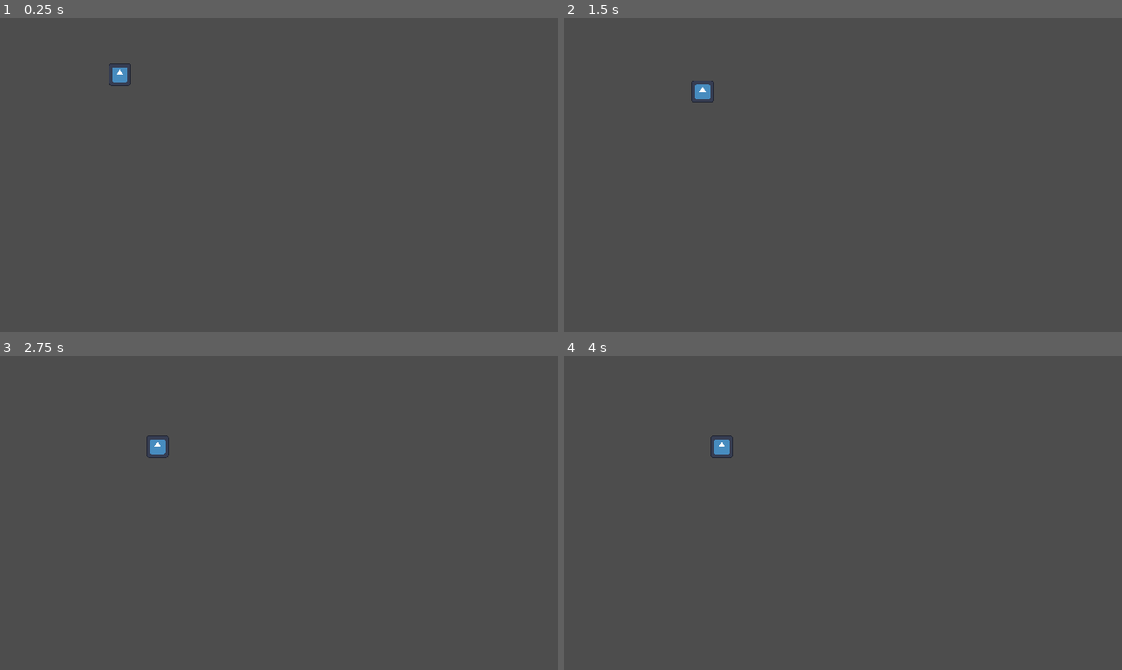
Above: before the commit, frames 1-4 (two rows, left to right).
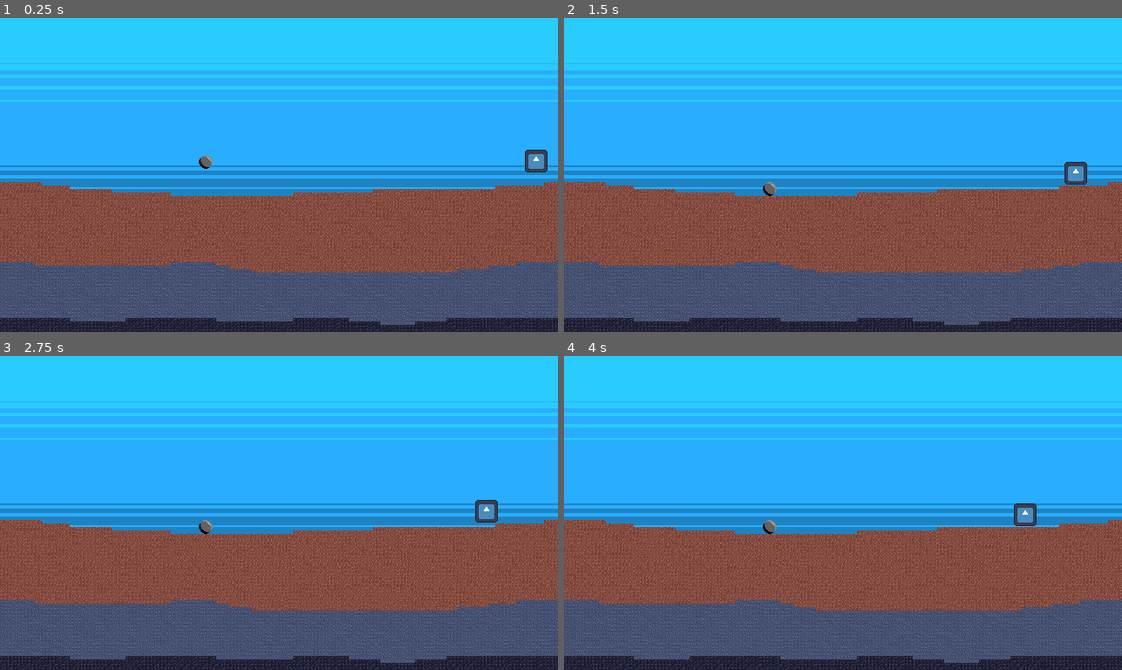
Above: after the commit, the same moments.

Repository: hunttis/ld-60
Game: Godot game, scene res://assets/scenes/enemies/enemyTestScene.tscn
Same seed, same stepped clock (60 frames per second), same inputs: the game is played once before the commit and once after it. This scene is started directly instead of the project's main scene. The engine's default icon, where the game draws it, is replaced by a stand-in: a white triangle on a blue panel in a dark square.
Inputs (mouse positions are in pixels of both pictures, inside the frame that each line leads up to):
- Up to frame 1 (0.25 s): no input
- Up to frame 2 (1.5 s): move the mouse to (965, 159) at 0.52 s; hold Right (lower_cannon_angle) 0.53-1.28 s; move the mouse to (731, 190) at 1.27 s; tap Left (raise_cannon_angle) at 1.35 s
- Up to frame 3 (2.75 s): move the mouse to (334, 443) at 2.02 s; hold Right (lower_cannon_angle) from 2.03 s (still down)
- Up to frame 4 (4 s): move the mouse to (815, 575) at 2.77 s; release Right (lower_cannon_angle) at 2.78 s; tap Left (raise_cannon_angle) at 2.85 s; move the mouse to (1010, 560) at 3.52 s; hold Right (lower_cannon_angle) from 3.53 s (still down)

The runs differ from the first frame. In frame 1, 99% of the frame differs, in the area x 0-100%, y 0-100%; in frame 2, 99%; in frame 3, 99%; in frame 4, 99%.

Commit message:
enemies now take damage and know how to move towards a target

Diff:
--- a/assets/scenes/enemies/enemy.gd
+++ b/assets/scenes/enemies/enemy.gd
@@ -6,10 +6,13 @@
 
 
 @export var speed: float = 400.0
-@export var max_health: float = 1
+@export var max_health: float
 
 var health: float
 var current_speed: float
+
+func _ready():
+  health = max_health
 
 static func create(_speed: float, _max_health: float, _armor: float) -> Enemy:
   var enemy: Enemy = load("res://assets/scenes/enemies/enemy.tscn").instantiate()
@@ -26,6 +29,7 @@
     die()
 
 func die() -> void:
+  print("should die")
   on_death.emit()
   queue_free()
 
--- a/assets/scenes/enemies/enemy.tscn
+++ b/assets/scenes/enemies/enemy.tscn
@@ -2,8 +2,12 @@
 
 [ext_resource type="Script" uid="uid://bggs8w5cdy3lq" path="res://assets/scenes/enemies/enemy.gd" id="1_hlggj"]
 [ext_resource type="Texture2D" uid="uid://dnsmfl1382bs7" path="res://icon.svg" id="3_0jl15"]
+[ext_resource type="Script" uid="uid://ihre61ce1x8l" path="res://assets/scenes/enemies/enemy_hurtbox.gd" id="3_jitnm"]
 
 [sub_resource type="RectangleShape2D" id="RectangleShape2D_dis88"]
+size = Vector2(30, 28)
+
+[sub_resource type="RectangleShape2D" id="RectangleShape2D_a648p"]
 size = Vector2(30, 28)
 
 [node name="Enemy" type="CharacterBody2D" unique_id=1274839022]
@@ -17,3 +21,12 @@
 [node name="Sprite2D" type="Sprite2D" parent="." unique_id=524089430]
 scale = Vector2(0.19999939, 0.19999939)
 texture = ExtResource("3_0jl15")
+
+[node name="EnemyHurtbox" type="Area2D" parent="." unique_id=232993816]
+collision_layer = 2
+collision_mask = 0
+monitoring = false
+script = ExtResource("3_jitnm")
+
+[node name="CollisionShape2D" type="CollisionShape2D" parent="EnemyHurtbox" unique_id=1232385776]
+shape = SubResource("RectangleShape2D_a648p")
--- a/assets/scenes/enemies/enemyTestScene.tscn
+++ b/assets/scenes/enemies/enemyTestScene.tscn
@@ -1,25 +1,39 @@
 [gd_scene format=3 uid="uid://dwfw6ewal4kyl"]
 
+[ext_resource type="Script" uid="uid://dltqjt6lyce1l" path="res://assets/scenes/enemies/enemy_test_scene.gd" id="1_4vfpt"]
 [ext_resource type="PackedScene" uid="uid://dea1cuynti57b" path="res://assets/scenes/enemies/enemy.tscn" id="1_l0exn"]
+[ext_resource type="PackedScene" uid="uid://caks8edhjdicg" path="res://assets/scenes/test/tilemap.tscn" id="1_qvhpf"]
 [ext_resource type="Script" uid="uid://dpno1fwsd4gyo" path="res://assets/scenes/enemies/path_follow_component.gd" id="2_utx77"]
+[ext_resource type="Script" uid="uid://cpxp33tah80dw" path="res://assets/components/gravity_component.gd" id="4_06bu4"]
 
 [sub_resource type="Curve2D" id="Curve2D_qvhpf"]
 _data = {
-"points": PackedVector2Array(0, 0, 0, 0, 61, 36, 0, 0, 0, 0, 258, 22, 0, 0, 0, 0, 252, 67, 0, 0, 0, 0, 383, 60, 0, 0, 0, 0, 311, 194, 0, 0, 0, 0, 130, 202, 0, 0, 0, 0, 0, 0)
+"points": PackedVector2Array(0, 0, 0, 0, 452, 76, 0, 0, 0, 0, -163, 78)
 }
-point_count = 7
+point_count = 2
 
 [node name="EnemyTestScene" type="Node2D" unique_id=204612694]
+script = ExtResource("1_4vfpt")
+
+[node name="Tilemap" parent="." unique_id=397394120 instance=ExtResource("1_qvhpf")]
 
 [node name="Enemy" parent="." unique_id=1274839022 instance=ExtResource("1_l0exn")]
-position = Vector2(133, 61)
+position = Vector2(619, 156)
 speed = 1400.0
+max_health = 10.0
 
 [node name="PathFollowComponent" type="Node" parent="Enemy" unique_id=1828356864 node_paths=PackedStringArray("path")]
 script = ExtResource("2_utx77")
 path = NodePath("../../Path2D")
 metadata/_custom_type_script = "uid://dpno1fwsd4gyo"
 
+[node name="GravityComponent" type="Node" parent="Enemy" unique_id=1935523499]
+script = ExtResource("4_06bu4")
+metadata/_custom_type_script = "uid://cpxp33tah80dw"
+
 [node name="Path2D" type="Path2D" parent="." unique_id=1375050414]
 position = Vector2(181, 104)
 curve = SubResource("Curve2D_qvhpf")
+
+[node name="EnemyTarget" type="Node2D" parent="." unique_id=760296337]
+position = Vector2(36, 26)
--- /dev/null
+++ b/assets/scenes/enemies/enemy_hurtbox.gd
@@ -0,0 +1,4 @@
+class_name EnemyHurtbox extends Area2D
+
+func take_damage(damage: float) -> void:
+  (get_parent() as Enemy).take_damage(damage)
--- /dev/null
+++ b/assets/scenes/enemies/enemy_test_scene.gd
@@ -0,0 +1,16 @@
+extends Node2D
+
+func _check_under_cursor():
+  global_position = get_global_mouse_position()
+
+
+func _process(_delta):
+  if Input.is_action_just_pressed("debug_click"):
+    var worldState = get_world_2d().direct_space_state
+    var query = PhysicsPointQueryParameters2D.new()
+    query.collision_mask = 2
+    query.collide_with_areas = true
+    query.position = get_global_mouse_position()
+    for collision in worldState.intersect_point(query):
+      if collision.collider is EnemyHurtbox:
+        (collision.collider as EnemyHurtbox).take_damage(5)
--- a/assets/scenes/game.tscn
+++ b/assets/scenes/game.tscn
@@ -1,6 +1,8 @@
 [gd_scene format=3 uid="uid://41ihcei70jgf"]
 
 [ext_resource type="PackedScene" uid="uid://c4rilst8won7a" path="res://assets/scenes/player/player.tscn" id="1_cb66b"]
+
+[sub_resource type="TileSet" id="TileSet_a648p"]
 
 [node name="Game" type="Node2D" unique_id=686144590]
 
@@ -11,3 +13,6 @@
 
 [node name="Player" parent="." unique_id=71792886 instance=ExtResource("1_cb66b")]
 position = Vector2(15, 360)
+
+[node name="TileMapLayer" type="TileMapLayer" parent="." unique_id=993401657]
+tile_set = SubResource("TileSet_a648p")
--- a/project.godot
+++ b/project.godot
@@ -53,6 +53,11 @@
 , Object(InputEventKey,"resource_local_to_scene":false,"resource_name":"","device":-1,"window_id":0,"alt_pressed":false …(183 unchanged characters)…
 ]
 }
+debug_click={
+"deadzone": 0.2,
+"events": [Object(InputEventMouseButton,"resource_local_to_scene":false,"resource_name":"","device":-1,"window_id":0,"alt_pressed":false,"shift_pressed":false,"ctrl_pressed":false,"meta_pressed":false,"button_mask":0,"position":Vector2(0, 0),"global_position":Vector2(0, 0),"factor":1.0,"button_index":1,"canceled":false,"pressed":false,"double_click":false,"script":null)
+]
+}
 
 [layer_names]
 
Not shown, added: assets/scenes/enemies/enemy_hurtbox.gd.uid
Not shown, added: assets/scenes/enemies/enemy_test_scene.gd.uid
